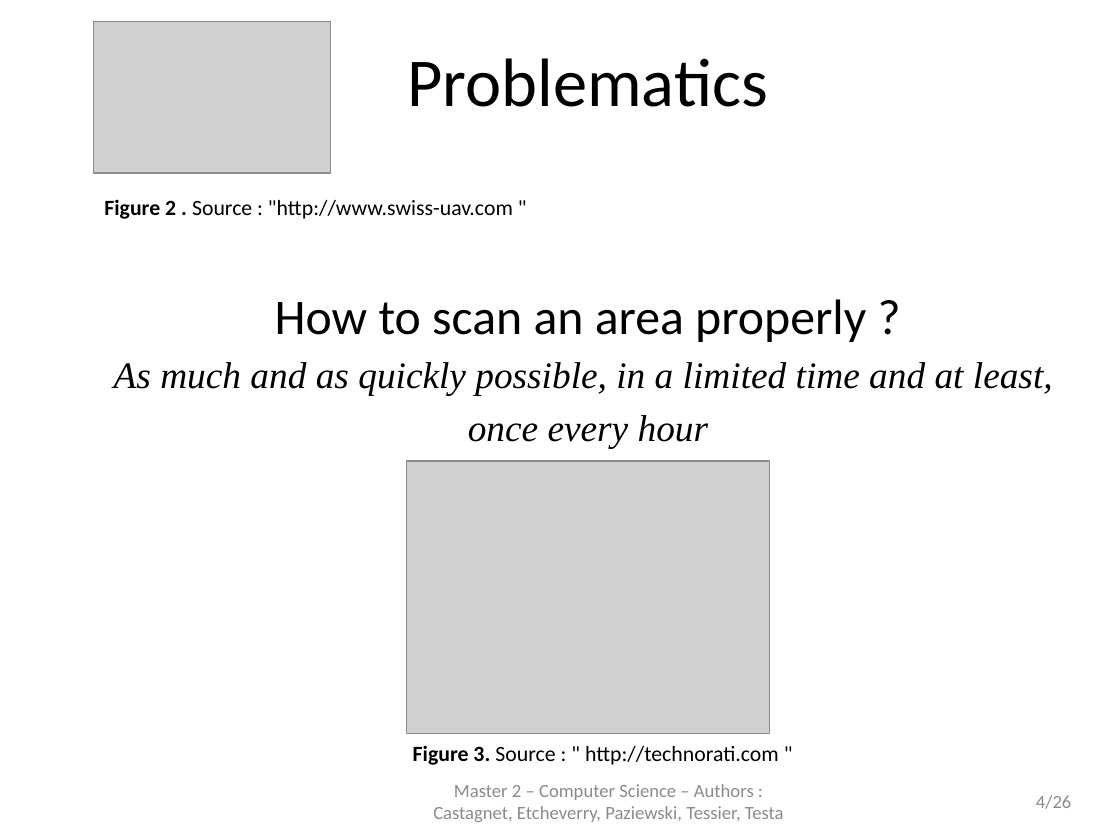
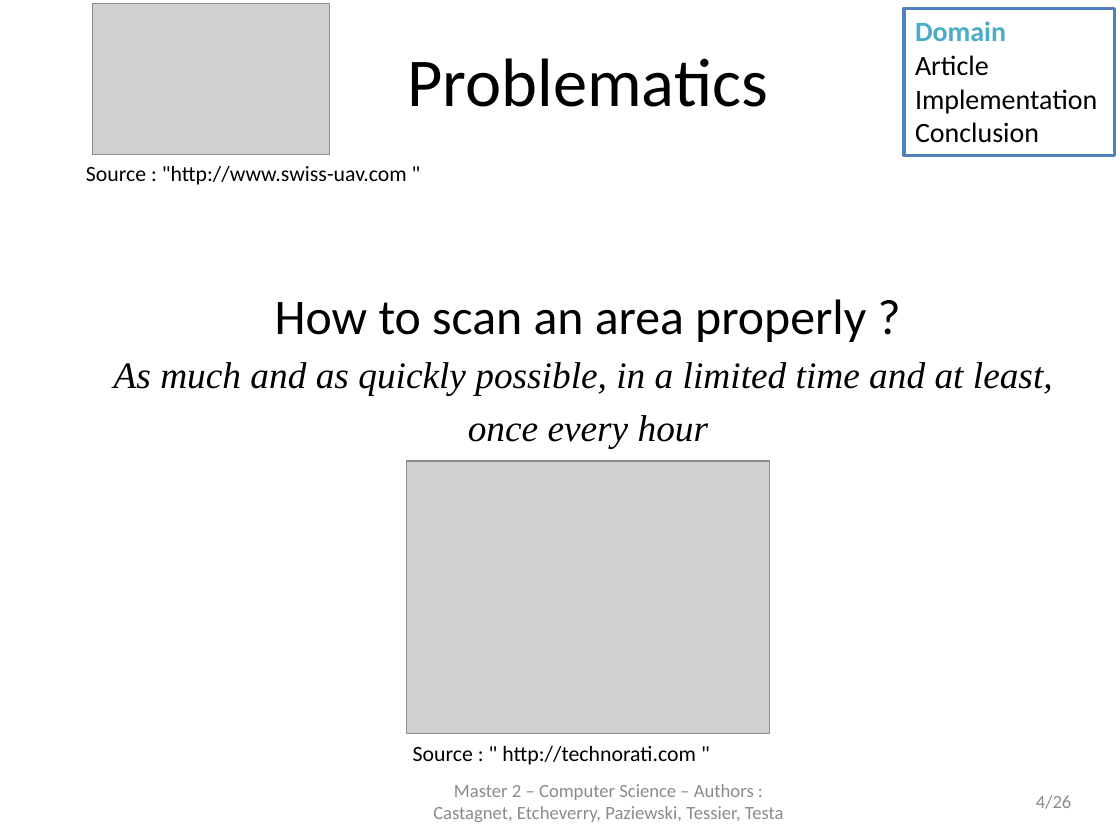
Before and after one commit to jetcheve/M2_PER_MMUAVGRA, a slide deck: slide 4 of ressources/presentation/PresentationPER_Desbarats_V3.pptx. Drawn at 1120x840 pixels with LibreOffice and Linux fonts; fonts in the diff are those of the drawing; grey boxes stand for pictures; background and template pictures are left out. Boxes give left, top, right and bottom in pixels: in the first picture for what was removed or moved away, otherwise in the second. Text is boxed around its words. In the diff, an @@ line names an element or a change of style, - is before the commit and + after.

```diff
--- a/ressources/presentation/PresentationPER_Desbarats_V3.pptx
+++ b/ressources/presentation/PresentationPER_Desbarats_V3.pptx
@@ picture: place and size @@
-picture at [93,22,330,174]
+picture at [93,3,330,155]
@@ rectangle added at [904,8,1114,155], outline #4F81BD 2 pt, 18 pt, text #000000 @@
+Domain
+Article
+Implementation
+Conclusion
@@ text at [86,166,407,185]: text changed @@
-Figure 2 . Source : "http://www.swiss-uav.com "
+Source : "http://www.swiss-uav.com "
@@ text at [413,746,696,765]: text changed @@
-Figure 3. Source : " http://technorati.com "
+Source : " http://technorati.com "
```
Also in this commit, not shown: 24 other slides changed, 1 other file.
